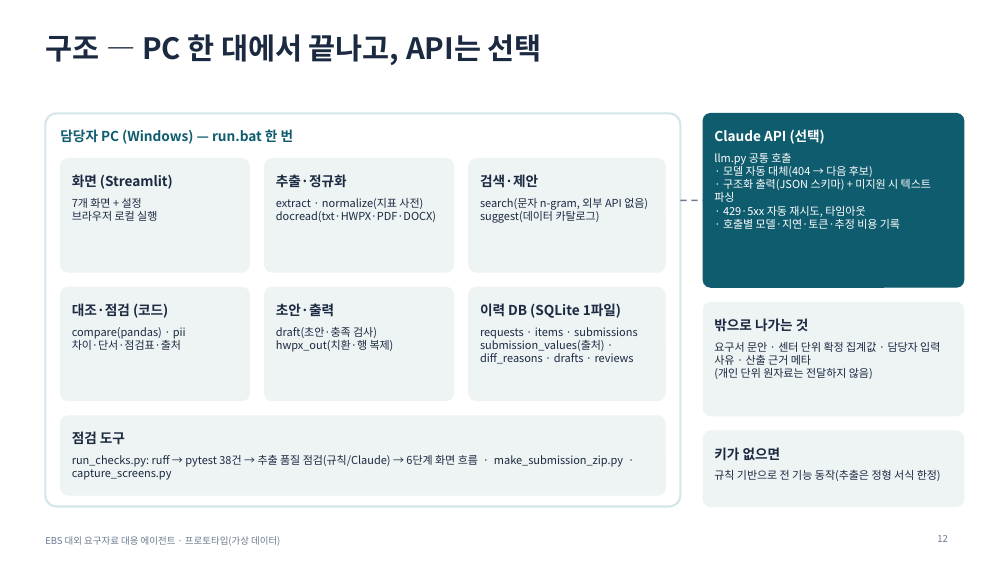
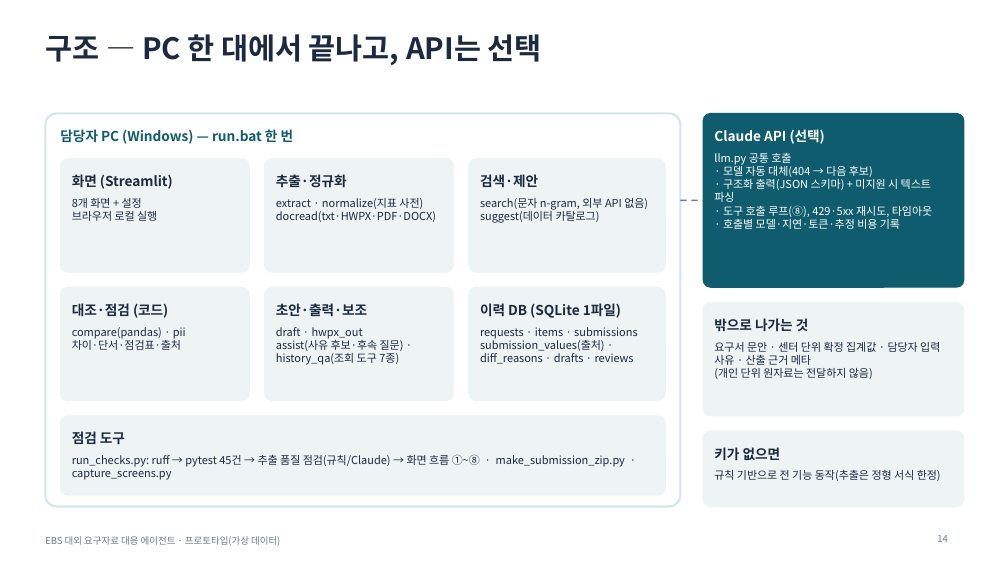
Before and after one commit to lts134/ebsjajucenter, a slide deck: slide 14 of app/docs/발표자료_EBS_요구자료대응에이전트.pptx (slide 12 before the commit). Drawn at 1008x567 pixels with LibreOffice and Linux fonts; fonts in the diff are those of the drawing. Boxes give left, top, right and bottom in pixels: in the first picture for what was removed or moved away, otherwise in the second. Text is boxed around its words. In the diff, an @@ line names an element or a change of style, - is before the commit and + after.

```diff
--- a/app/docs/발표자료_EBS_요구자료대응에이전트.pptx
+++ b/app/docs/발표자료_EBS_요구자료대응에이전트.pptx
@@ text at (72,198,142,208): text changed @@
-7개 화면 + 설정
+8개 화면 + 설정
@@ text at (723,205,932,217): text changed @@
-· 429·5xx 자동 재시도, 타임아웃
+· 도구 호출 루프(⑧), 429·5xx 재시도, 타임아웃
@@ text at (276,303,367,317): text changed @@
-초안·출력
+초안·출력·보조
@@ text at (276,327,404,365): text changed @@
-draft(초안·충족 검사)
-hwpx_out(치환·행 복제)
+draft · hwpx_out
+assist(사유 후보·후속 질문) · history_qa(조회 도구 7종)
@@ text at (72,454,625,480): text changed @@
-run_checks.py: ruff → pytest 38건 → 추출 품질 점검(규칙/Claude) → 6단계 화면 흐름 · make_submission_zip.py · capture_screens.py
+run_checks.py: ruff → pytest 45건 → 추출 품질 점검(규칙/Claude) → 화면 흐름 ①~⑧ · make_submission_zip.py · capture_screens.py
@@ page number at (937,535,947,542): text changed @@
-12
+14
```
Also in this commit, not shown: 7 other slides changed, 2 slides added, 40 other files.
